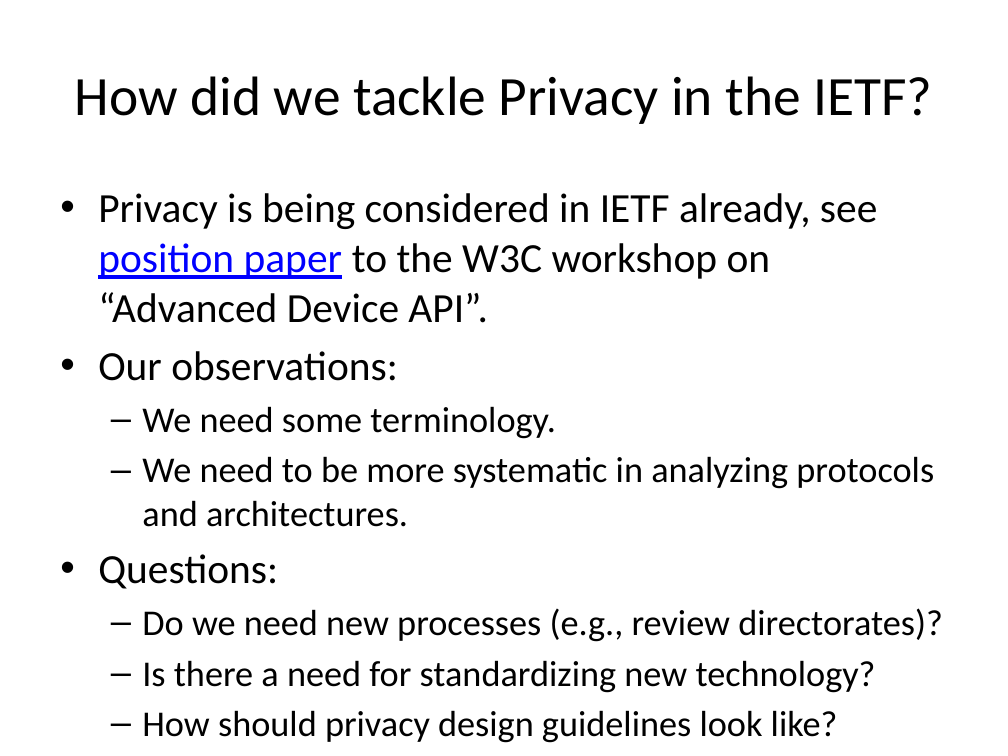
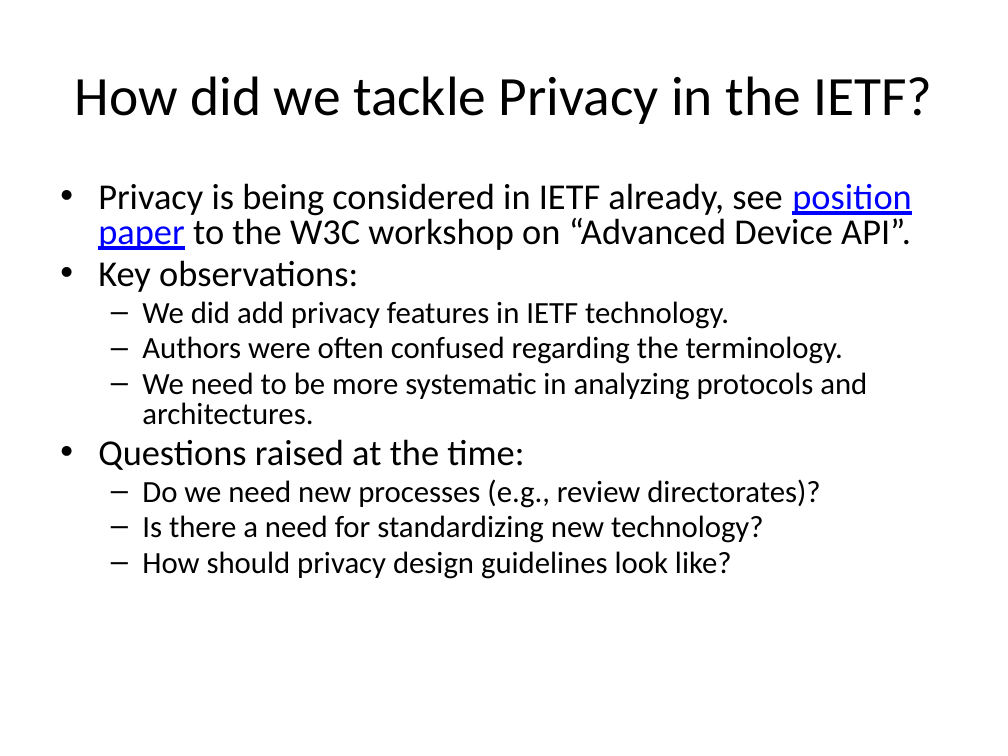
Before and after one commit to hannestschofenig/tschofenig-ids, a slide deck: slide 10 of PrivacyTutorial/iab-privacy-considerations.pptx (slide 18 before the commit). Drawn at 1008x756 pixels with LibreOffice and Linux fonts; fonts in the diff are those of the drawing. Boxes give left, top, right and bottom in pixels: in the first picture for what was removed or moved away, otherwise in the second. Text is boxed around its words. In the diff, an @@ line names an element or a change of style, - is before the commit and + after.

Commit message:
Modified the slides based on the IETF#86 feedback.

```diff
--- a/PrivacyTutorial/iab-privacy-considerations.pptx
+++ b/PrivacyTutorial/iab-privacy-considerations.pptx
@@ text at bbox=[98, 183, 911, 579]: size 29.6 to 26 pt in "Privacy is being considered in IETF already, ..."; size 25.9 to 22 pt in "We need to be more systematic in ...", "Do we need new processes (e.g., review ...", "Is there a need for standardizing new ...", "How should privacy design guidelines look like?"; line spacing 1 to 0.8 @@
@@ text at bbox=[98, 260, 843, 364]: text changed; size 25.9 to 22 pt @@
-• Our observations:
-  – We need some terminology.
+• Key observations:
+  – We did add privacy features in IETF technology.
+  – Authors were often confused regarding the terminology.
@@ text at bbox=[98, 439, 524, 470]: text changed; size 29.6 to 26 pt @@
-• Questions:
+• Questions raised at the time:
```
Also in this commit, not shown: 16 other slides changed, 3 slides added, 8 slides removed.
